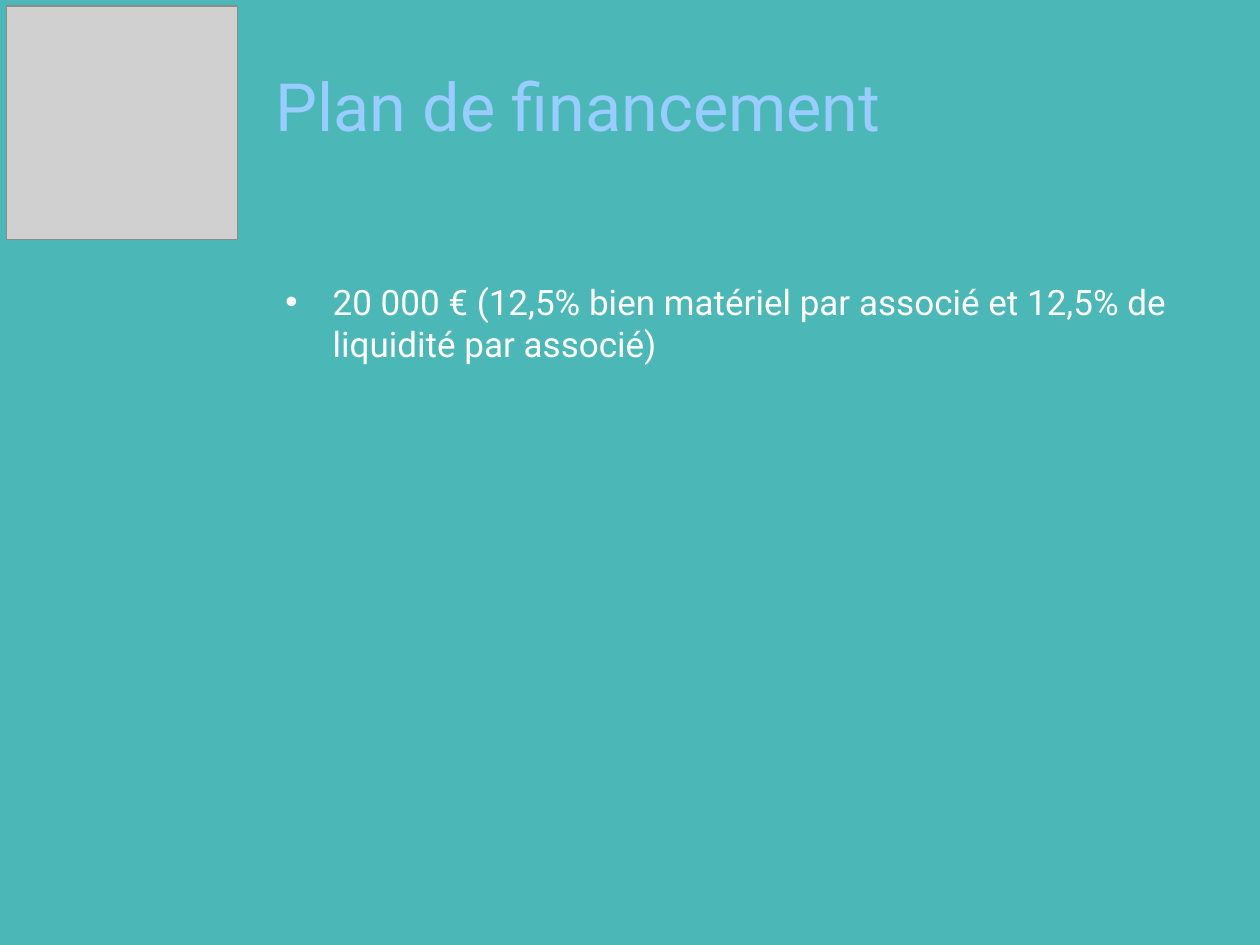
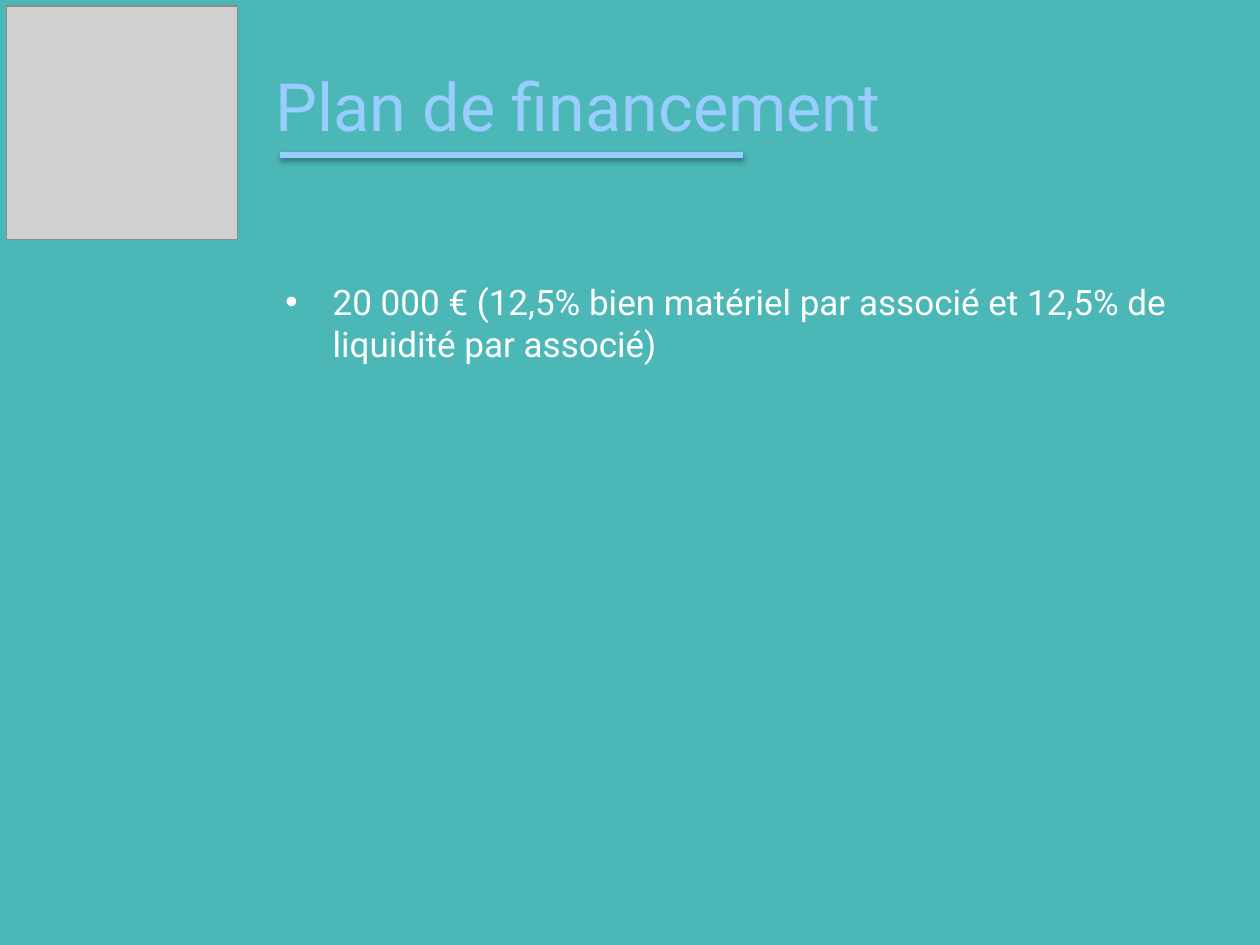
Before and after one commit to jminouflet/NightLife, a slide deck: slide 7 of PPT/Night Soft.pptx. Drawn at 1260x945 pixels with LibreOffice and Linux fonts; fonts in the diff are those of the drawing; grey boxes stand for pictures; background and template pictures are left out. Boxes give left, top, right and bottom in pixels: in the first picture for what was removed or moved away, otherwise in the second. Text is boxed around its words. In the diff, an @@ line names an element or a change of style, - is before the commit and + after.

```diff
--- a/PPT/Night Soft.pptx
+++ b/PPT/Night Soft.pptx
@@ line added from (282, 155) to (741, 155), #99CCFF 3 pt @@
```
Also in this commit, not shown: 6 other slides changed.
